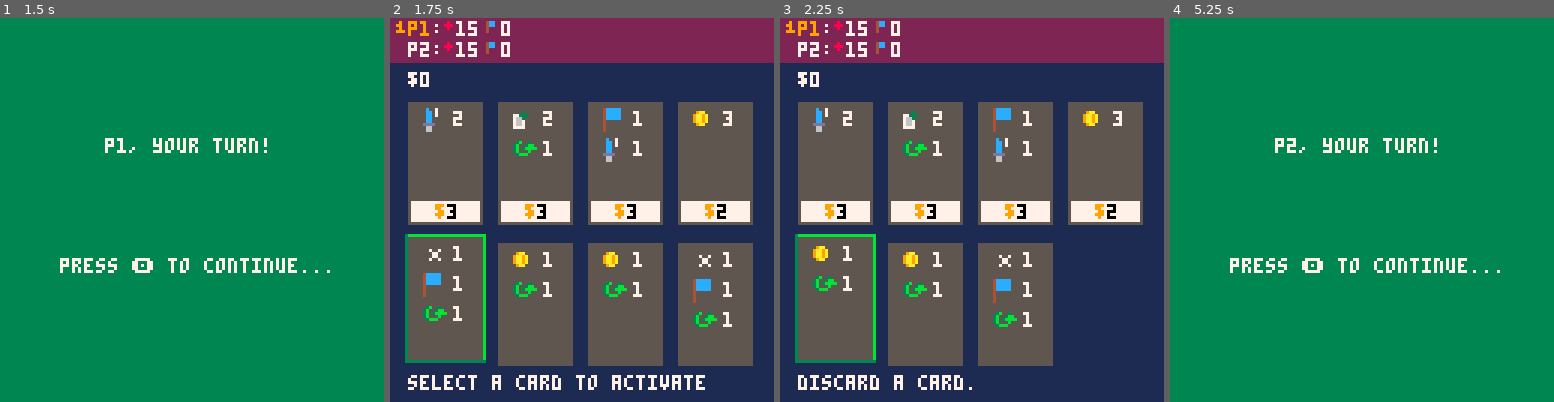
Above: before the commit, frames 1-4 (left to right).
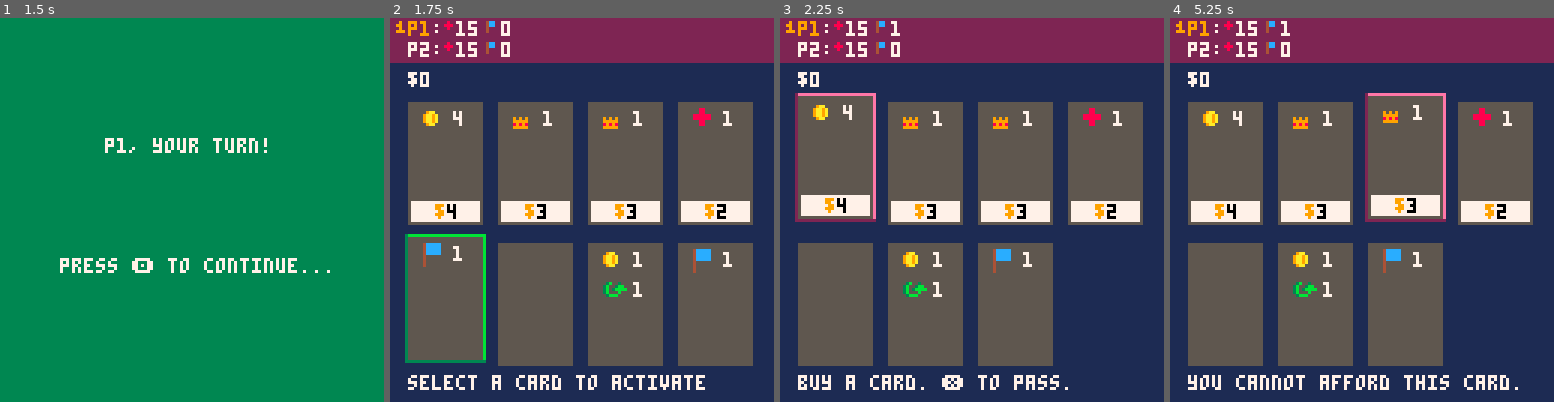
Above: after the commit, the same moments.

Repository: camden/minidom
Game: PICO-8 cartridge dom.p8
The game is run twice, just before and just after one commit, with the same random seed, the same clock (stepped at 60 frames per second) and the same inputs.
Inputs:
- Up to frame 1 (1.5 s): tap X (X key) at 0.33, 1.07 s; tap O (Z key) at 0.7 s
- Up to frame 2 (1.75 s): hold Right from 1.6 s (still down); tap O (Z key) at 1.7 s
- Up to frame 3 (2.25 s): tap X (X key) at 1.85 s; release Right at 2.1 s; tap O (Z key) at 2.1 s
- Up to frame 4 (5.25 s): hold Right 2.47-3.03 s; tap O (Z key) every 0.4 s from 2.5 to 4.9 s; tap X (X key) at 2.97, 4.08, 5.2 s; hold Left 3.08-3.58 s; hold Right 4.02-4.68 s; hold Left from 5.08 s (still down)

Frame 1 is identical in both runs. In frame 2, 2.8% of the frame differs, in the area x 8-90%, y 23-81%; in frame 3, 6.3%; in frame 4, 100%, in the area x 0-100%, y 0-100%.

Commit message:
added cards

Diff:
--- a/dom.p8
+++ b/dom.p8
@@ -36,7 +36,7 @@
 
 effect_types = {
   discard_cards = {
-    spr_num = 0
+    spr_num = 12
   },
   take_first_player = {
     spr_num = 11
@@ -444,6 +444,11 @@
 
 function do_effect_attack_one(fx)
   selected_index = 1
+
+  if current_turn == 1 and num_players > 1 then
+    selected_index = 2
+  end
+
   cur_selection_kind = selection.players
   status_msg = 'select a player. deal ' .. fx.value .. ' dmg.'
   yield()
@@ -570,9 +575,11 @@
   local actions_fx = make_effect(effect_types.add_actions, 1)
   local heal_fx = make_effect(effect_types.heal, 1)
   local heal_2_fx = make_effect(effect_types.heal, 2)
+  local heal_3_fx = make_effect(effect_types.heal, 2)
   local dmg_self_fx = make_effect(effect_types.damage_self, 2)
   local dmg_self_4_fx = make_effect(effect_types.damage_self, 4)
   local take_first_player_fx = make_effect(effect_types.take_first_player, 1)
+  local discard_fx = make_effect(effect_types.discard_cards, 2)
 
   add_cards(make_card(2, gold_fx), 4, player)
   add_cards(make_card(4, gold_4_fx), 3, player)
@@ -585,19 +592,18 @@
   add_cards(make_card(6, heal_2_fx, attack_all_fx), 2, player)
   add_cards(make_card(4, gold_fx, actions_fx, dmg_self_4_fx), 2, player)
   add_cards(make_card(3, take_first_player_fx), num_players, player)
+  add_cards(make_card(3, discard_fx, heal_3_fx), 3, player)
 end
 
 function initialize_player_deck(player)
   local gold_fx = make_effect(effect_types.gold, 1)
   local points_fx = make_effect(effect_types.points, 1)
   local attack_one_fx = make_effect(effect_types.attack_one, 1)
-  local cards_fx = make_effect(effect_types.draw_cards, 2)
   local actions_fx = make_effect(effect_types.add_actions, 1)
-  local discard_fx = make_effect(effect_types.discard_cards, 1)
 
   add_cards(make_card(1, gold_fx, actions_fx), 3, player)
   add_cards(make_card(1, points_fx), 3, player)
-  add_cards(make_card(1, discard_fx, points_fx, actions_fx), 4, player)
+  add_cards(make_card(1, attack_one), 1, player)
 end
 
 function add_cards(card, amount, player)
@@ -969,11 +975,11 @@
 __gfx__
 00000000000000000c007000008800000800000009000000000000004ccccc004cc0000000000000000000000000000000000000000000000000000000000000
 00000000000000000cc0700000880000888000009900000009aa00004ccccc004cc000000003000003b003000000000000000000000000000000000000000000
-00700700000000000cc070008888880008000000090000009aa9a0004ccccc0040000000773330003b003bb00000000000000000000000000000000000000000
-00077000000000000cc000008888880000000000999000009aa9a0004ccccc0040000000766300003b03bbbb9090900000000000000000000000000000000000
-00077000000000000cc000000088000000000000000000009aa9a0004000000000000000766700003b000b009999900000000000000000000000000000000000
-0070070000000000dddd000000880000000000000000000009aa000040000000000000007667000003bbb0008989800000000000000000000000000000000000
-00000000000000000660000000000000000000000000000000000000400000000000000077770000000000009999900000000000000000000000000000000000
+00700700000000000cc070008888880008000000090000009aa9a0004ccccc0040000000773330003b003bb00000000077888000000000000000000000000000
+00077000000000000cc000008888880000000000999000009aa9a0004ccccc0040000000766300003b03bbbb9090900076670000000000000000000000000000
+00077000000000000cc000000088000000000000000000009aa9a0004000000000000000766700003b000b009999900076670000000000000000000000000000
+0070070000000000dddd000000880000000000000000000009aa000040000000000000007667000003bbb0008989800076670000000000000000000000000000
+00000000000000000660000000000000000000000000000000000000400000000000000077770000000000009999900077770000000000000000000000000000
 00000000888888880660000000000000000000000000000000000000400000000000000000000000000000000000000000000000000000000000000000000000
 00000000000000000c08080008006660000000000000000000000000000000000000000000000000000000000000000000000000000000000000000000000000
 00000000000000000cc0800008866666000000000000000000000000000000000000000000000000000000000000000000000000000000000000000000000000
